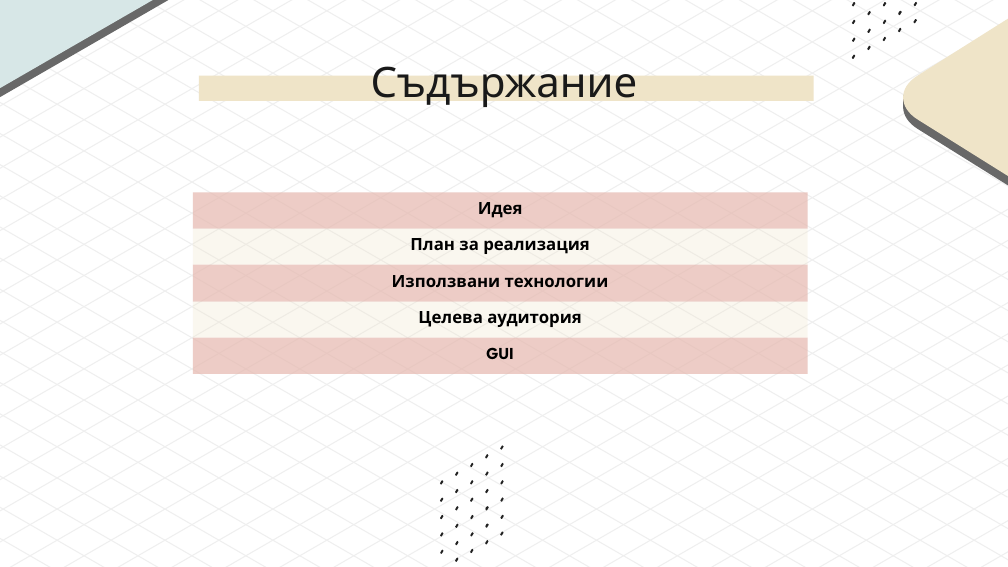
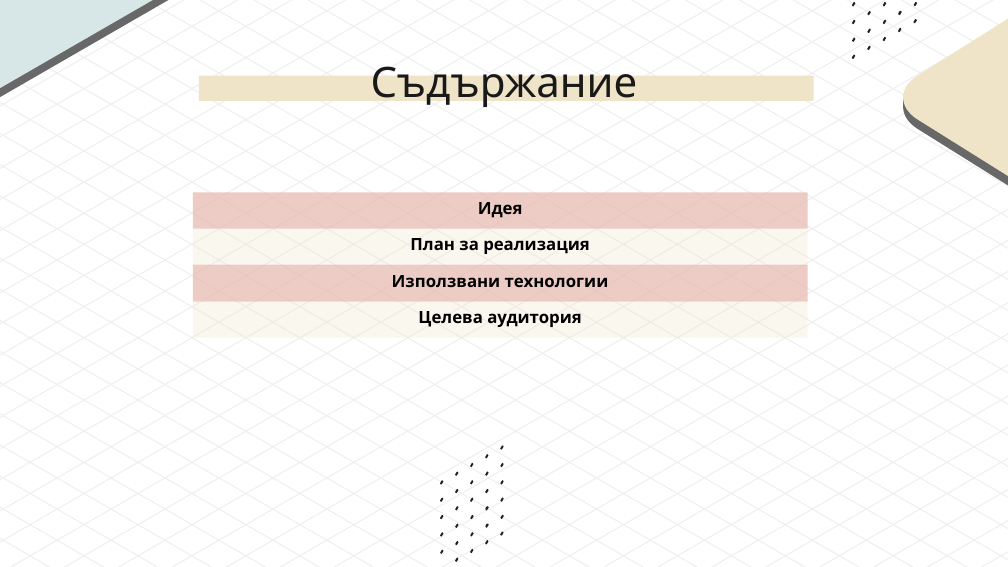
Before and after one commit to codingburgas/2223-otj-11-project-repo-csharp-PDDimitrova19, a slide deck: slide 2 of docs/PDDimitrova19 presentation.pptx. Drawn at 1008x567 pixels with LibreOffice and Linux fonts; fonts in the diff are those of the drawing. Boxes give left, top, right and bottom in pixels: in the first picture for what was removed or moved away, otherwise in the second. Text is boxed around its words. In the diff, an @@ line names an element or a change of style, - is before the commit and + after.

Commit message:
Edit presentation

```diff
--- a/docs/PDDimitrova19 presentation.pptx
+++ b/docs/PDDimitrova19 presentation.pptx
@@ table at box(193, 193, 807, 338) @@
-row 5: GUI
```
